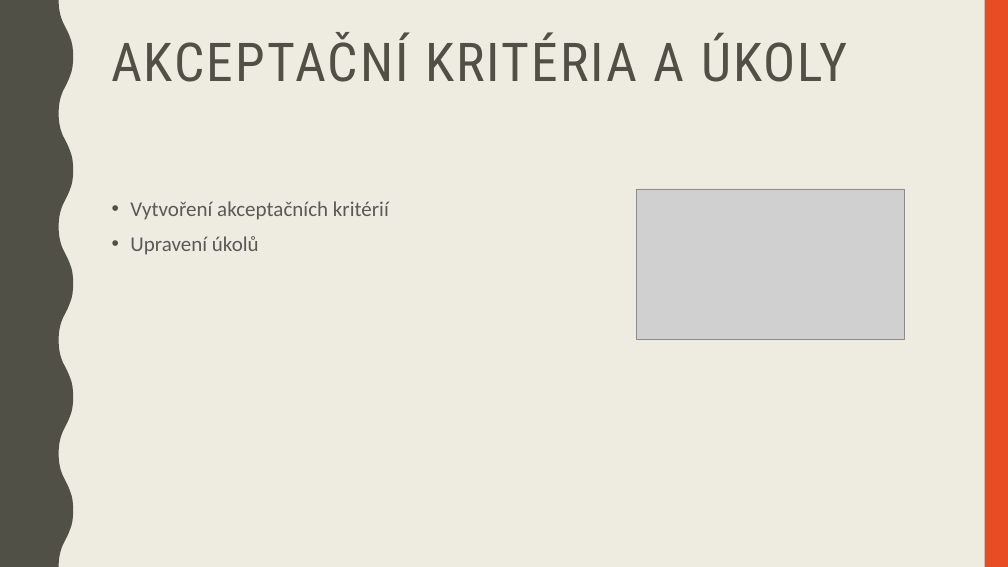
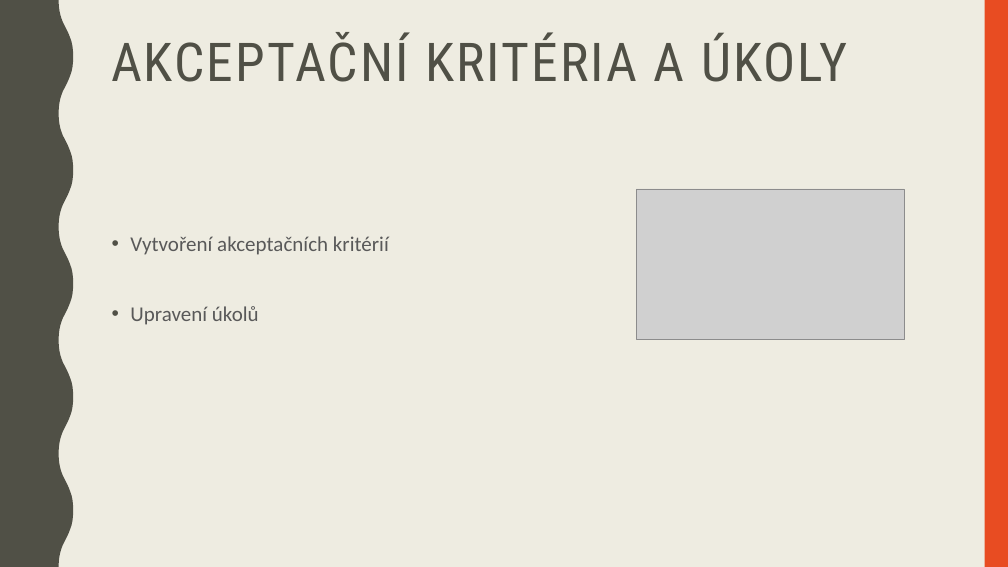
Before and after one commit to hruska07/Apollo13, a slide deck: slide 9 of docs/Apollo 13 - Logos Polytechnikos.pptx. Drawn at 1008x567 pixels with LibreOffice and Linux fonts; fonts in the diff are those of the drawing; grey boxes stand for pictures. Boxes give left, top, right and bottom in pixels: in the first picture for what was removed or moved away, otherwise in the second. Text is boxed around its words. In the diff, an @@ line names an element or a change of style, - is before the commit and + after.

```diff
--- a/docs/Apollo 13 - Logos Polytechnikos.pptx
+++ b/docs/Apollo 13 - Logos Polytechnikos.pptx
@@ text "Vytvoření akceptačních kritérií" at (x1=130, y1=236, x2=389, y2=325): line spacing 1.1 to 2.5 @@
```
Also in this commit, not shown: 4 other slides changed, 3 slides added, 1 slide removed, 16 other files.
